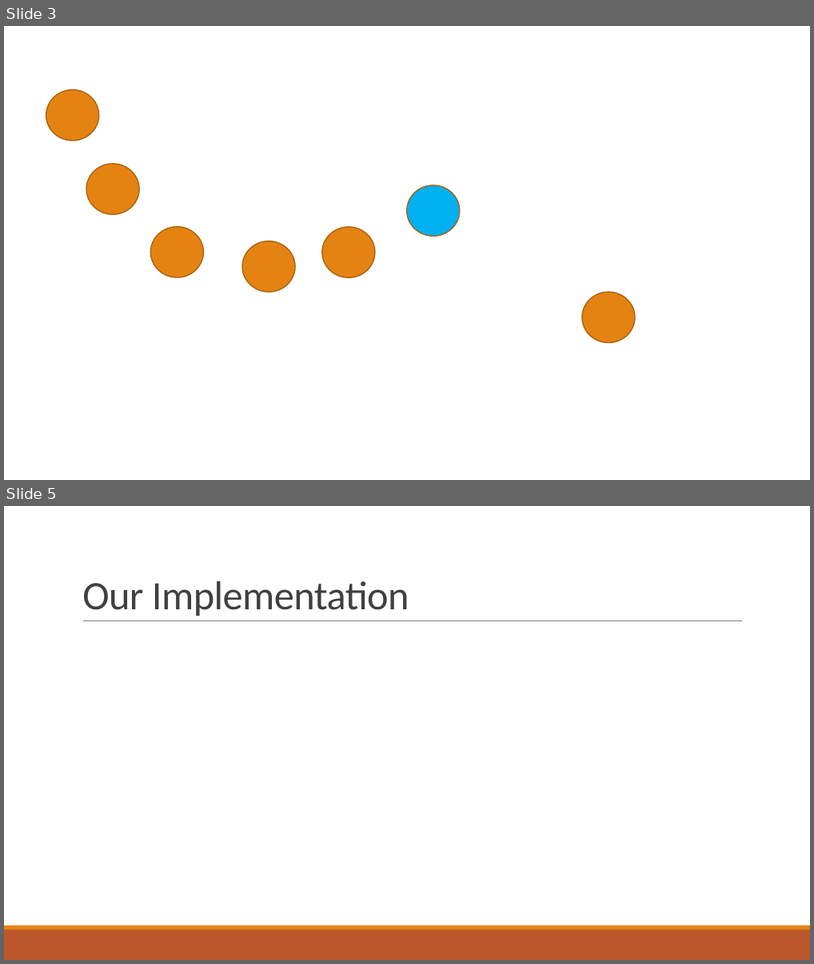
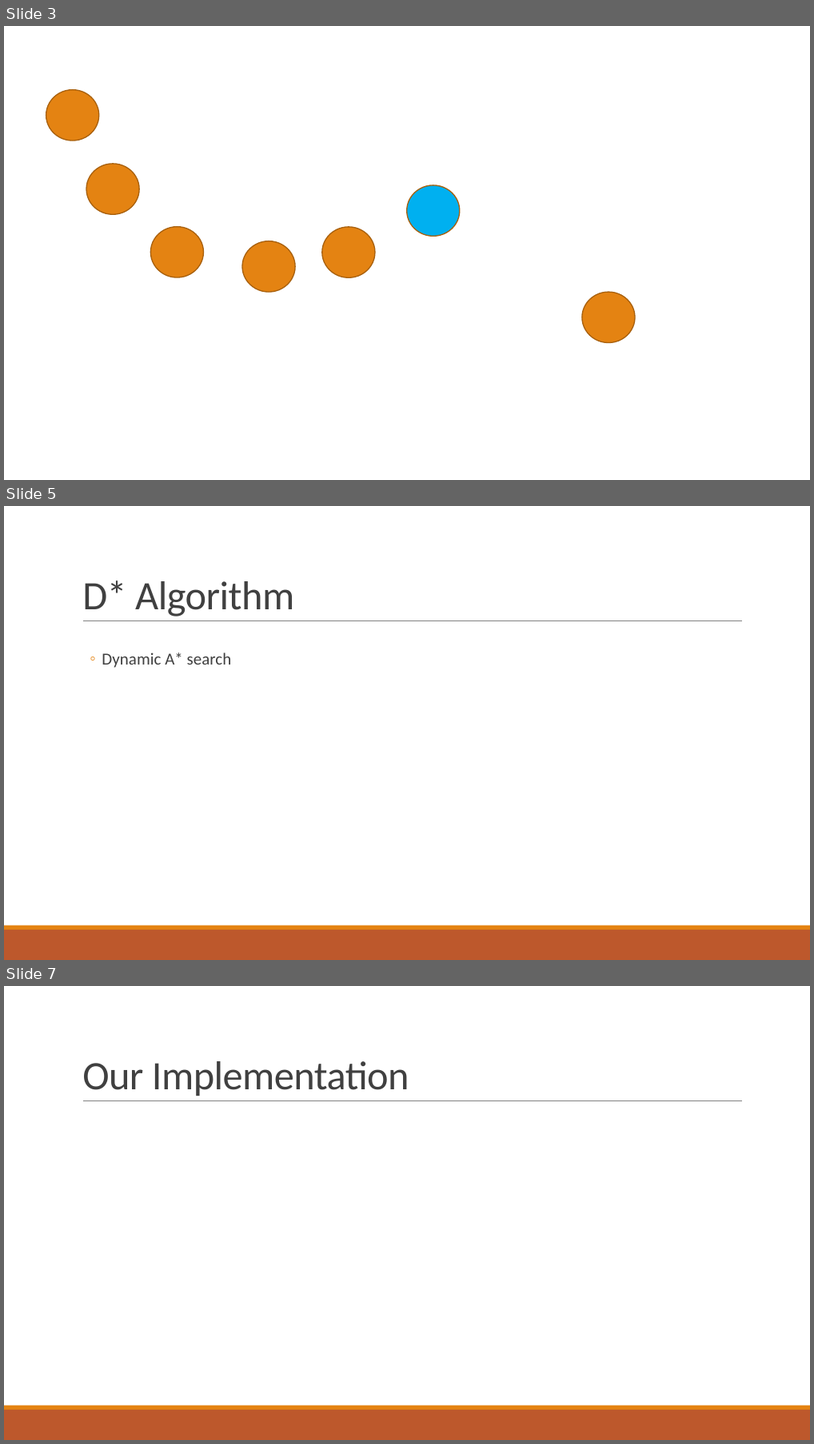
Before and after one commit to Doomerdinger/Motion-Planning, a slide deck: Presentation Material/Presentation.pptx. Shown one above the other, each under a label of ours: slides 3 and 5 before the commit, slides 3, 5 and 7 after it; the slides between them are not shown. The pictures are 814x964 and 814x1444 pixels, drawn with LibreOffice and Linux fonts; fonts in the diff are those of the drawing. Boxes give left, top, right and bottom in pixels: in the first picture for what was removed or moved away, otherwise in the second. Text is boxed around its words. In the diff, an @@ line names an element or a change of style, - is before the commit and + after.

```diff
--- a/Presentation Material/Presentation.pptx
+++ b/Presentation Material/Presentation.pptx
@@ slide 5 added at [4, 506, 810, 960], background #FFFFFF; not listed: 3 template elements that a slide beside it also shows @@
@@ title added at [82, 580, 294, 616], 48 pt, text #404040 @@
+D* Algorithm
@@ text added at [102, 652, 232, 668], 20 pt, text #404040 @@
+  ◦ Dynamic A* search
@@ what was slide 5 is now slide 7 @@
```
Also in this commit, not shown: 1 slide changed, 1 other slide added, 1 other file.
